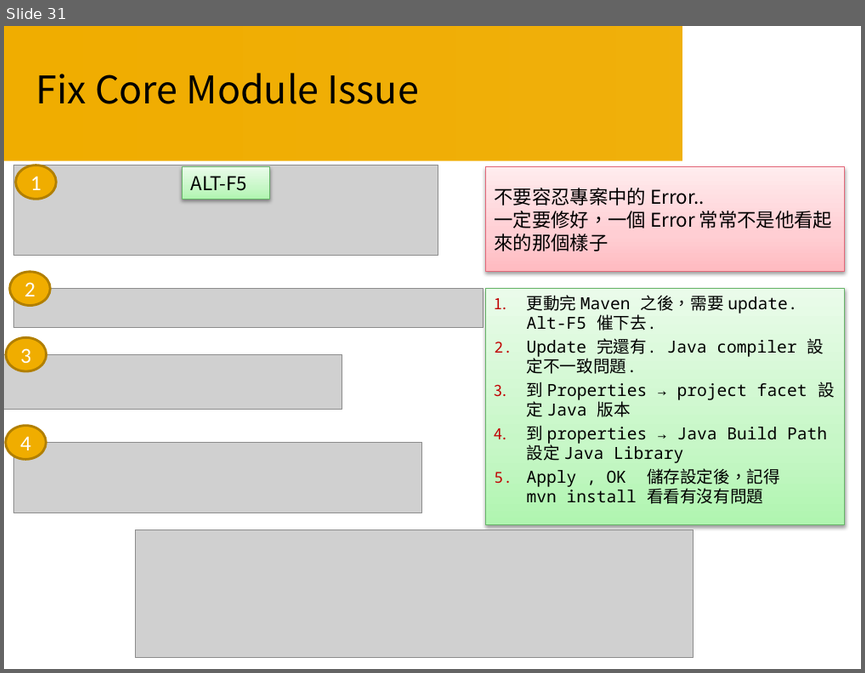
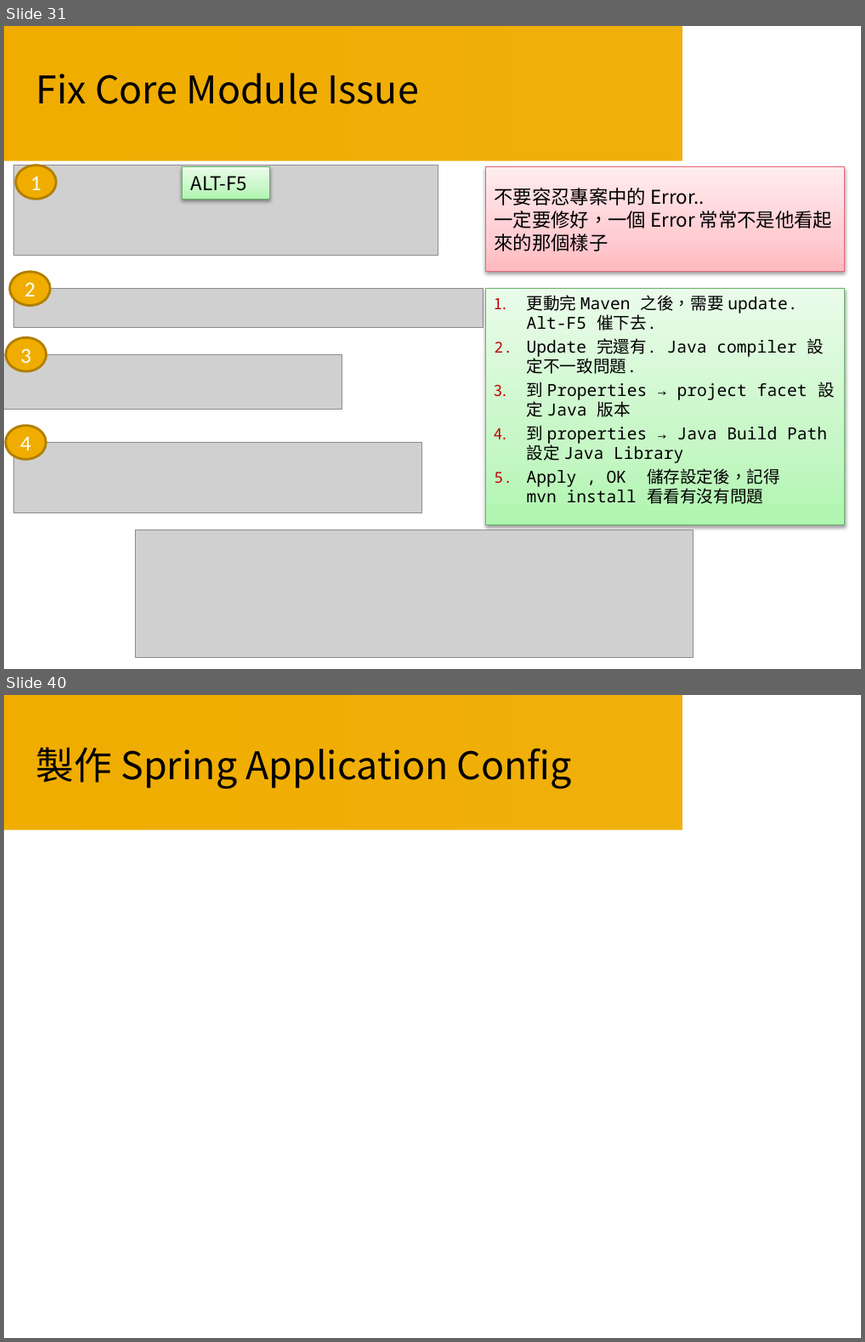
Before and after one commit to Smoker21/Course, a slide deck: Course05/Java Course 05.pptx. Shown one above the other, each under a label of ours: slide 31 before the commit, slides 31 and 40 after it; the slides between them are not shown. The pictures are 865x673 and 865x1342 pixels, drawn with LibreOffice and Linux fonts; fonts in the diff are those of the drawing; grey boxes stand for pictures; background and template pictures are left out. Boxes give left, top, right and bottom in pixels: in the first picture for what was removed or moved away, otherwise in the second. Text is boxed around its words. In the diff, an @@ line names an element or a change of style, - is before the commit and + after.

```diff
--- a/Course05/Java Course 05.pptx
+++ b/Course05/Java Course 05.pptx
@@ slide 40 added at <box>4,695,861,1338</box>, background #FFFFFF; not listed: 1 template element that a slide beside it also shows @@
@@ title added at <box>36,747,572,789</box>, 32 pt, text #000000 @@
+製作 Spring Application Config
```
Also in this commit, not shown: 4 slides changed, 5 other slides added, 1 slide removed, 9 other files.
